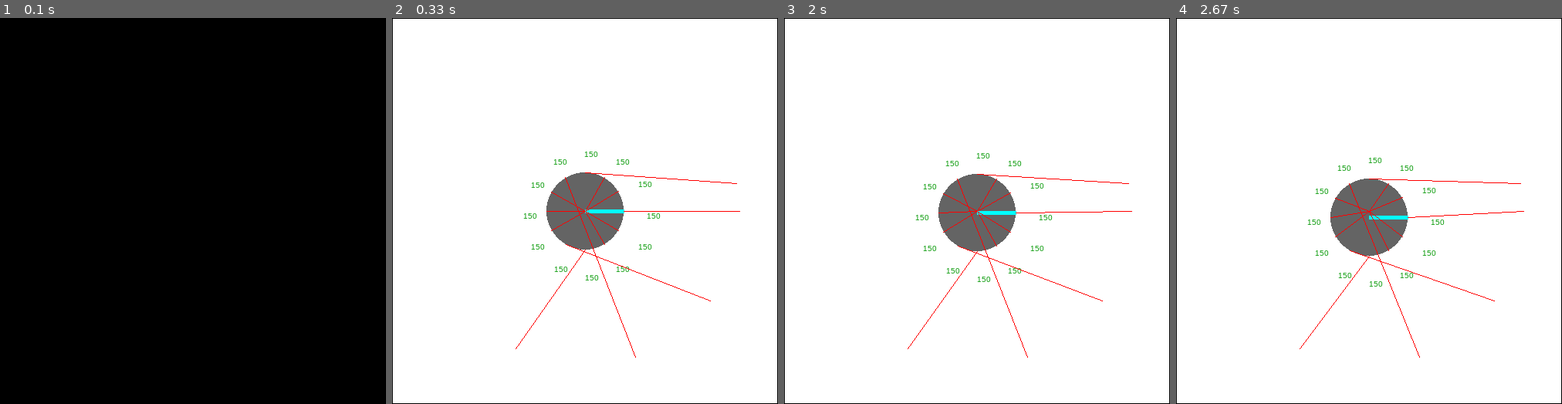
Above: before the commit, frames 1-4 (left to right).
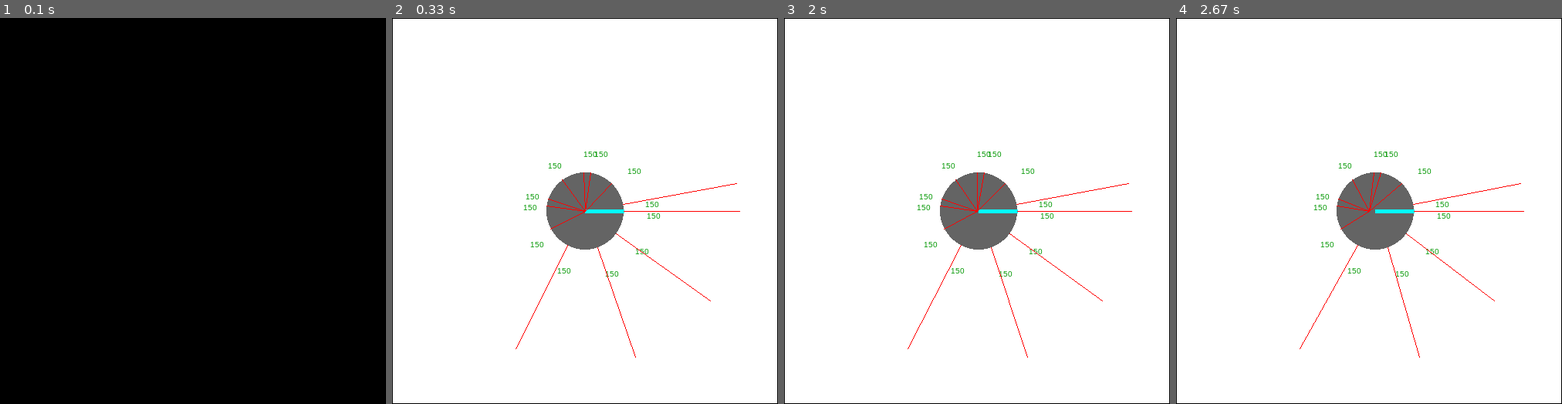
Above: after the commit, the same moments.

Repository: eduardosanchezg/robotsimARS
Game: pygame game, started from main_pygame.py
Two runs of this game, one before a commit and one after it. Both use one fixed random seed, a clock stepped at 60 frames per second and the inputs below.
Inputs:
- Up to frame 1 (0.1 s): no input
- Up to frame 2 (0.33 s): no input
- Up to frame 3 (2 s): tap T at 1.83 s
- Up to frame 4 (2.67 s): tap X at 2.23 s

Frame 1 is identical in both runs. In frame 2, 1.3% of the frame differs, in the area x 32-89%, y 34-88%; in frame 3, 1.7%; in frame 4, 2.5%.

Commit message:
direction line calculation fixed

Diff:
--- a/main_pygame.py
+++ b/main_pygame.py
@@ -49,8 +49,8 @@
             if environment.grid[i][j] == 1:
                 pygame.draw.rect(screen,(0,0,0),[i,j,1,1],20)
     pygame.draw.circle(screen,(100,100,100), (int(robot.pos[0]),int(robot.pos[1])),robot.radius)
-    x = robot.pos[0] + math.cos(math.radians(robot.pos[2])) * robot.radius
-    y = robot.pos[1] + math.sin(math.radians(robot.pos[2])) * robot.radius
+    x = robot.pos[0] + math.cos(robot.pos[2]) * robot.radius
+    y = robot.pos[1] + math.sin(robot.pos[2]) * robot.radius
     pygame.draw.line(screen,(0,255,255),(robot.pos[0],robot.pos[1]),(x,y),5)
 
     sprite = pygame.sprite.Sprite()
@@ -60,12 +60,12 @@
     sensor_labels = []
     for i in range(0,12):
         sensor_labels.append(font.render(str(int(robot.sensors[i][0])), True, (0, 150, 0)))
-        x = robot.pos[0] + math.cos(math.radians(robot.pos[2]+30*i)) * (robot.radius + 30)
-        y = robot.pos[1] + math.sin(math.radians(robot.pos[2]+30*i)) * (robot.radius + 30)
+        x = robot.pos[0] + math.cos(robot.pos[2]+30*i) * (robot.radius + 30)
+        y = robot.pos[1] + math.sin(robot.pos[2]+30*i) * (robot.radius + 30)
         screen.blit(sensor_labels[i], (x, y))
 
-        x_ = robot.pos[0] + math.cos(math.radians(robot.pos[2] + 30 * i)) * (robot.radius)
-        y_ = robot.pos[1] + math.sin(math.radians(robot.pos[2] + 30 * i)) * (robot.radius)
+        x_ = robot.pos[0] + math.cos(robot.pos[2] + 30 * i) * (robot.radius)
+        y_ = robot.pos[1] + math.sin(robot.pos[2] + 30 * i) * (robot.radius)
         pygame.draw.line(screen, (255, 0, 0), (x_, y_), (robot.sensors[i][1],robot.sensors[i][2]), 1)
 
 
--- a/robot.py
+++ b/robot.py
@@ -31,7 +31,7 @@
         print(self.pos)
         print(self.velocity)
         if self.velocity[0] == self.velocity[1]:
-            self.pos += (self.velocity[0] + self.velocity[1]) * np.array([np.sin(self.pos[2]), np.cos(self.pos[2]), 0])
+            self.pos += (self.velocity[0] + self.velocity[1]) * np.array([np.cos(self.pos[2]), np.sin(self.pos[2]), 0])
             return
         R = (self.radius) * (np.sum(self.velocity)) / (np.diff(self.velocity))
         w = np.diff(self.velocity)/(2 * self.radius)
